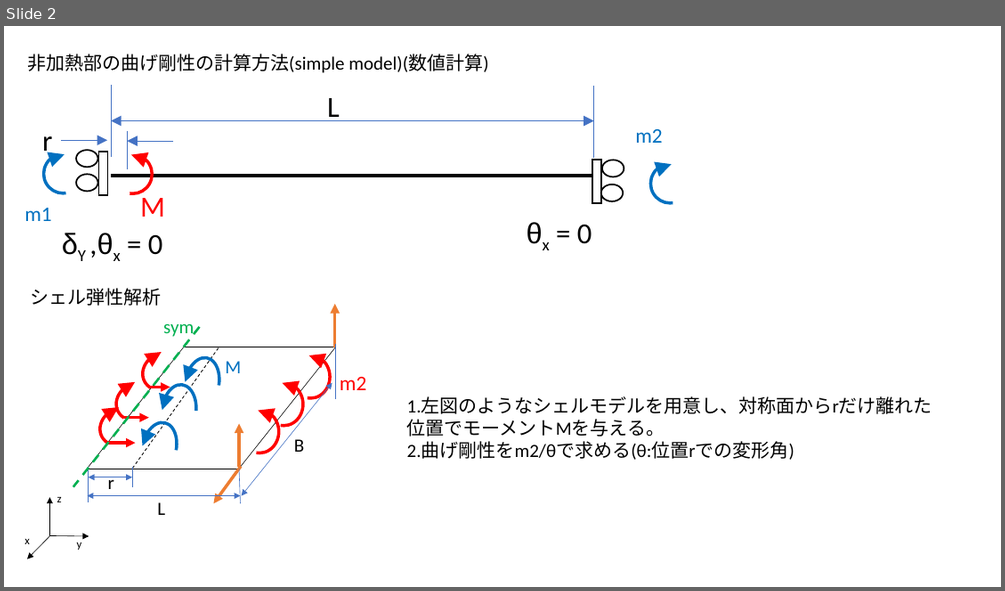
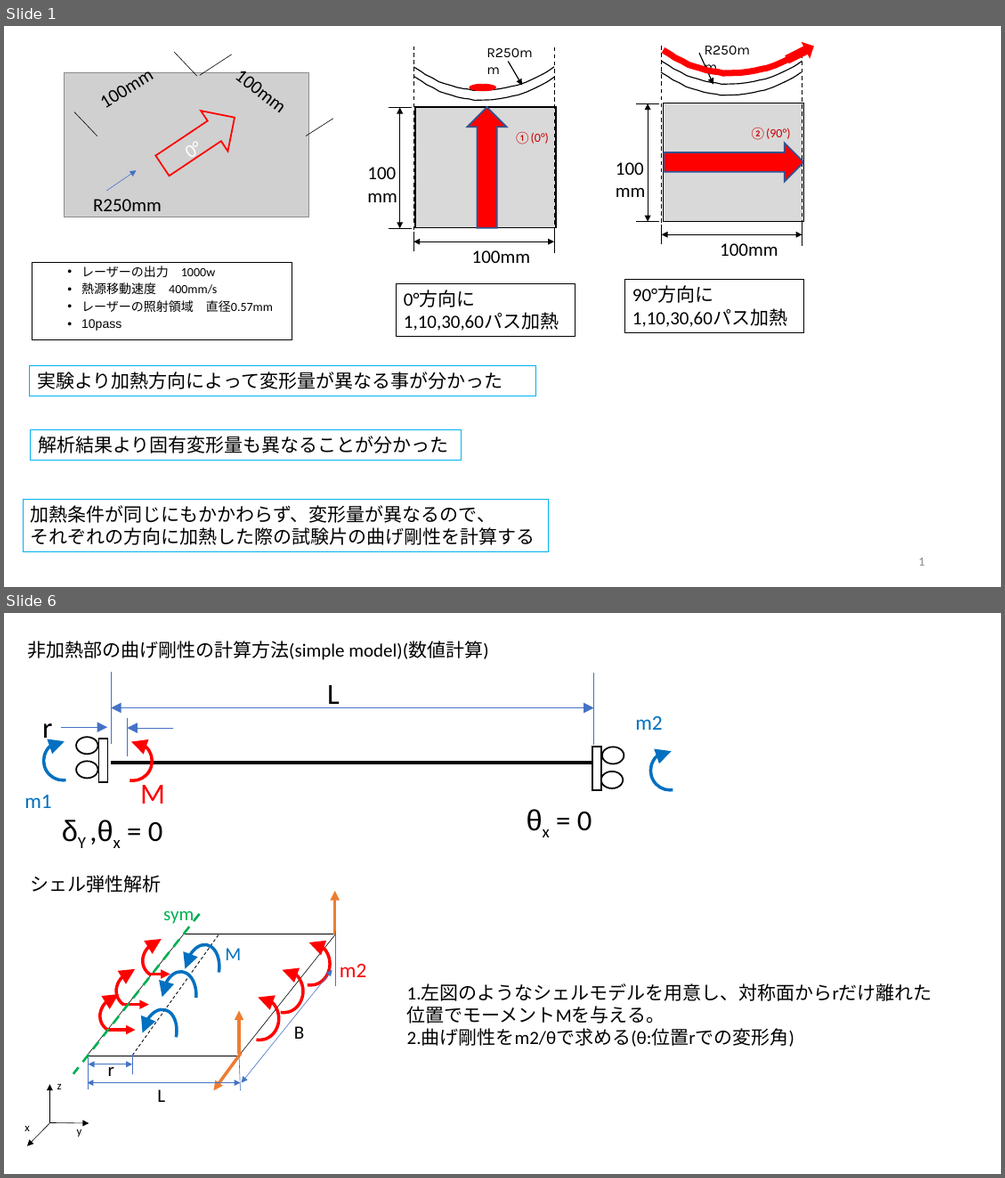
Before and after one commit to yuki0083/research, a slide deck: 剛性計算方法.pptx. Shown one above the other, each under a label of ours: slide 2 before the commit, slides 1 and 6 after it; the slides between them are not shown. The pictures are 1005x591 and 1005x1178 pixels, drawn with LibreOffice and Linux fonts; fonts in the diff are those of the drawing; grey boxes stand for pictures. Boxes give left, top, right and bottom in pixels: in the first picture for what was removed or moved away, otherwise in the second. Text is boxed around its words. In the diff, an @@ line names an element or a change of style, - is before the commit and + after.

```diff
--- a/剛性計算方法.pptx
+++ b/剛性計算方法.pptx
@@ slide 1 added at (4, 26, 1001, 587), background #FFFFFF @@
@@ text added at (295, 46, 672, 74), 28 pt, text #FFFFFF @@
+レーザー板曲げ加工実験方法
@@ group added at (615, 38, 817, 256): 6 lines, 4 texts, 3 freeform shapes, 2 double arrows, 1 rectangle, 1 arrow, 1 down arrow, 1 up arrow @@
+R250mm
+②(90°)
+100mm
+100
+mm
@@ group added at (367, 40, 556, 263): 6 lines, 4 texts, 2 double arrows, 2 freeform shapes, 1 rectangle, 1 arrow, 1 down arrow, 1 ellipse @@
+R250mm
+①(0°)
+100mm
+100
+mm
@@ group added at (64, 52, 333, 217): 4 lines, 4 texts, 1 picture, 1 arrow, 1 down arrow @@
+100mm
+100mm
+R250mm
+0°
@@ rectangle added at (32, 263, 292, 340), outline #000000 0.75 pt, 12 pt, text #000000 @@
+  • レーザーの出力 1000w
+  • 熱源移動速度 400mm/s
+  • レーザーの照射領域 直径0.57mm
+  • 10pass
@@ rectangle added at (396, 284, 575, 338), outline #000000 0.75 pt, 18 pt, text #000000 @@
+0°方向に
+1,10,30,60パス加熱
@@ rectangle added at (625, 280, 804, 332), outline #000000 0.75 pt, 18 pt, text #000000 @@
+90°方向に
+1,10,30,60パス加熱
@@ rectangle added at (30, 365, 535, 395), outline #00B0F0 0.75 pt, 18 pt, text #000000 @@
+実験より加熱方向によって変形量が異なる事が分かった
@@ rectangle added at (30, 430, 461, 459), outline #00B0F0 0.75 pt, 18 pt, text #000000 @@
+解析結果より固有変形量も異なることが分かった
@@ rectangle added at (24, 499, 549, 553), outline #00B0F0 0.75 pt, 18 pt, text #000000 @@
+加熱条件が同じにもかかわらず、変形量が異なるので、
+それぞれの方向に加熱した際の試験片の曲げ剛性を計算する
@@ page number added at (918, 557, 924, 565), 12 pt, text #8C8C8C @@
+1
@@ what was slide 2 is now slide 6 @@
```
Also in this commit, not shown: 2 slides changed, 7 other slides added, 1 slide removed, 2 other files.
